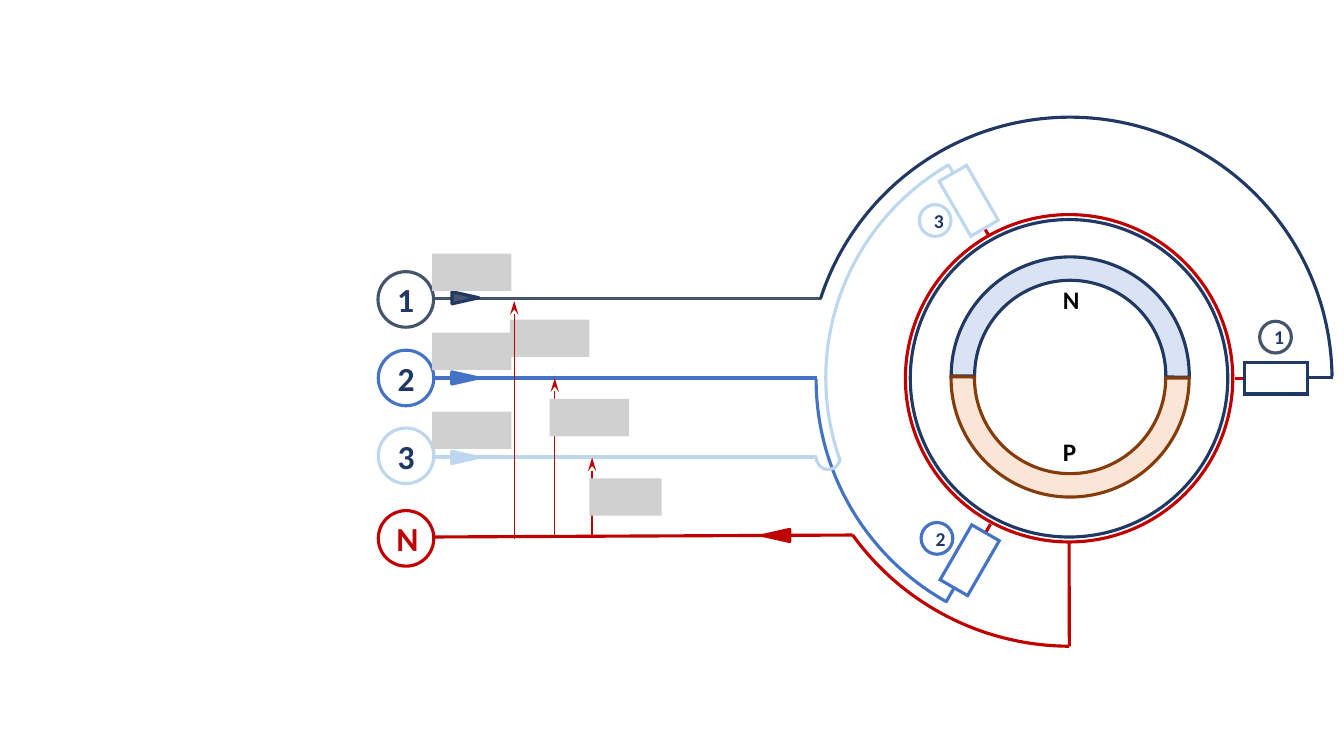
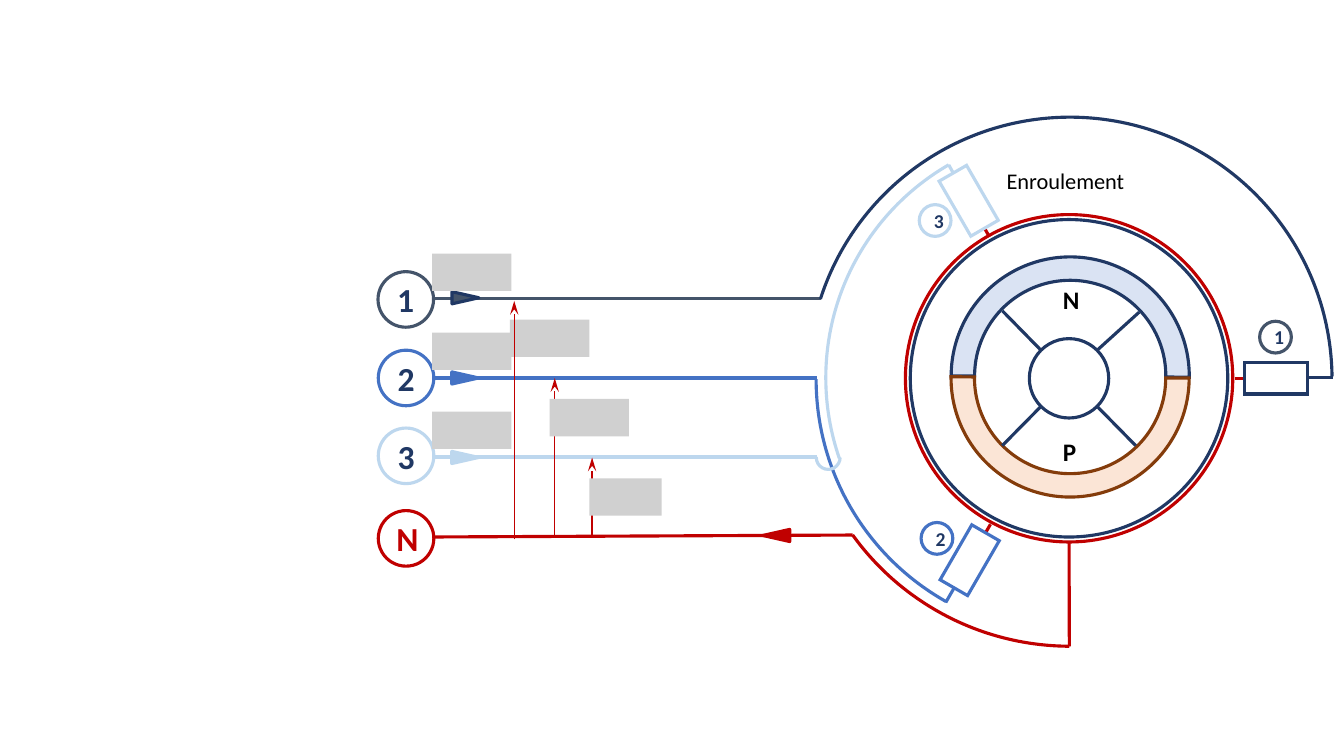
Before and after one commit to xpessoles/PT_GenieElectrique, a slide deck: slide 1 of 05_MachinesTriphasees/PT_GE_05_MS_Activite_02/images/PT_GE_05_MS_Activite_02.pptx. Drawn at 1344x756 pixels with LibreOffice and Linux fonts; fonts in the diff are those of the drawing; grey boxes stand for pictures. Boxes give left, top, right and bottom in pixels: in the first picture for what was removed or moved away, otherwise in the second. Text is boxed around its words. In the diff, an @@ line names an element or a change of style, - is before the commit and + after.

```diff
--- a/05_MachinesTriphasees/PT_GE_05_MS_Activite_02/images/PT_GE_05_MS_Activite_02.pptx
+++ b/05_MachinesTriphasees/PT_GE_05_MS_Activite_02/images/PT_GE_05_MS_Activite_02.pptx
@@ text added at <box>1007,173,1125,189</box>, 16 pt, text #000000 @@
+Enroulement
@@ line added from (1042, 351) to (1003, 311), #203864 2.25 pt @@
@@ line added from (1097, 351) to (1139, 313), #203864 2.25 pt @@
@@ ellipse added at <box>1029,339,1109,418</box>, outline #203864 2.25 pt @@
@@ line added from (1042, 406) to (1002, 446), #203864 2.25 pt @@
@@ line added from (1136, 446) to (1097, 406), #203864 2.25 pt @@
```
Also in this commit, not shown: 2 slides added, 2 other files.
